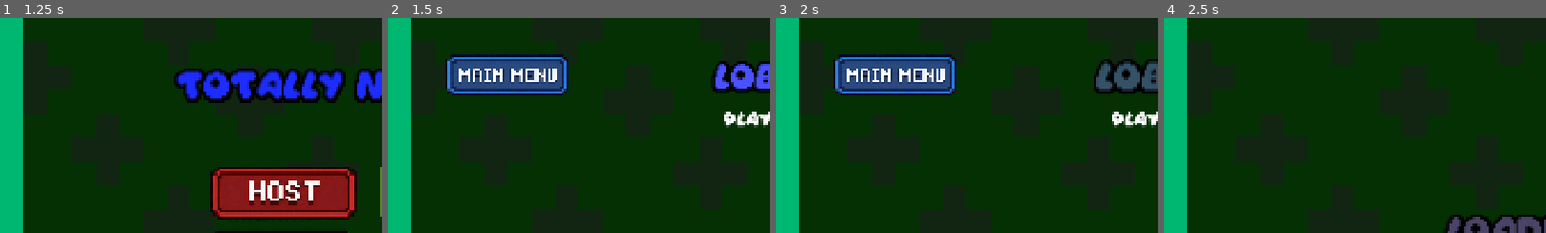
Above: before the commit, frames 1-4 (left to right).
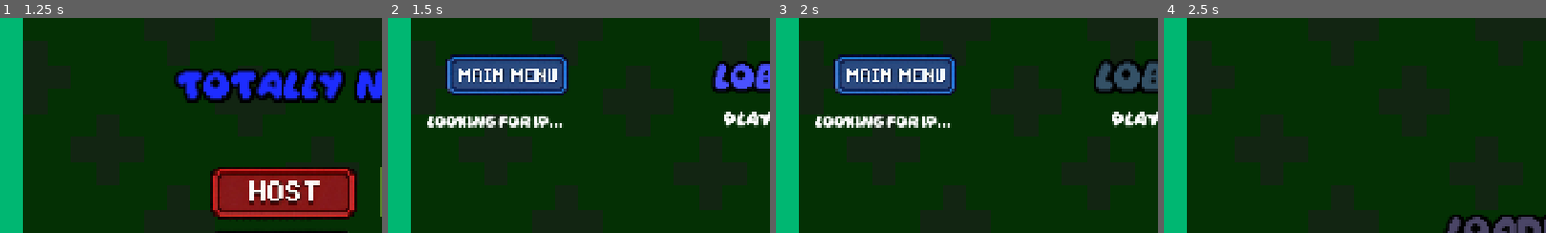
Above: after the commit, the same moments.

Repository: ComiccSanss2/werewolf-online
Game: Godot game, scene res://main_menu.tscn
The game is run twice, just before and just after one commit, with the same random seed, the same clock (stepped at 60 frames per second) and the same inputs.
Inputs (mouse positions are % of the whole screen's width and height, from its top left):
- Up to frame 1 (1.25 s): click (60, 55) at 0.52 s; type "12" at 0.6 s; click (60, 40) at 0.75 s; type "Alex" at 0.83 s
- Up to frame 2 (1.5 s): click (37, 41) at 1.25 s
- Up to frame 3 (2 s): no input
- Up to frame 4 (2.5 s): click (49, 81) at 2 s
The pictures show only the part of the screen within x 0-50%, y 0-50%; the shares and areas given below are measured in that part.

Frame 1 is identical in both runs. In frame 2, 1.5% of the frame differs, in the area x 10-46%, y 45-52%; in frame 3, 1.5%; in frame 4, nothing differs.

Commit message:
Added UPnP Network logic

Diff:
--- a/NetworkHandler.gd
+++ b/NetworkHandler.gd
@@ -5,21 +5,24 @@
 # Variables globales
 var nickname = "Player"
 var is_host = false
-var players = {}  # { id: { name, color, role, is_dead, has_revived, has_killed } }
+var players = {}
 var is_gameplay_active: bool = false
+var public_ip_address = ""
+
+# Thread pour l'UPnP
+var upnp_thread: Thread = null
 
 # --- SYSTEME DE QUETES ---
 const GOAL_ROCKS = 6
 const GOAL_WATER = 6
-# Structure : { player_id: { "rocks": 0, "water": 0, "finished": false } }
 var players_tasks_progress = {}
-# -------------------------
 
 # Signaux
 signal lobby_players_updated(players)
 signal game_started
 signal connection_failed_ui
 signal game_over(winning_team)
+signal upnp_completed(ip_address)
 
 const DEFAULT_PORT = 8910
 const MAX_PLAYERS = 15
@@ -34,9 +37,83 @@
 	Color(1.0, 0.75, 0.8), Color(0.5, 1.0, 0.5), Color(0.75, 0.5, 1.0)
 ]
 
+func _ready():
+	# On s'assure que le thread est propre à la sortie
+	process_mode = Node.PROCESS_MODE_ALWAYS
+
+func _exit_tree():
+	if upnp_thread and upnp_thread.is_started():
+		upnp_thread.wait_to_finish()
+
+# --- UPnP SETUP (THREADÉ) ---
+
+func _start_upnp_thread():
+	upnp_thread = Thread.new()
+	# On lance la fonction _upnp_task dans un fil séparé
+	upnp_thread.start(_upnp_task)
+
+func _upnp_task():
+	print("UPnP: Démarrage de la découverte...")
+	var upnp = UPNP.new()
+
+	# 1. Découverte (Peut prendre 2-3 secondes)
+	var discover_result = upnp.discover()
+
+	if discover_result != UPNP.UPNP_RESULT_SUCCESS:
+		print("UPnP: Échec Découverte (Code %s)" % discover_result)
+		call_deferred("_fallback_get_ip") # Plan B
+		return
+
+	# 2. Gateway
+	if not upnp.get_gateway() or not upnp.get_gateway().is_valid_gateway():
+		print("UPnP: Gateway Invalide")
+		call_deferred("_fallback_get_ip") # Plan B
+		return
+
+	# 3. Mapping
+	print("UPnP: Tentative de mapping du port %d..." % DEFAULT_PORT)
+	var map_result = upnp.add_port_mapping(DEFAULT_PORT, DEFAULT_PORT, "LoupGarou_UDP", "UDP")
+
+	if map_result != UPNP.UPNP_RESULT_SUCCESS:
+		print("UPnP: Échec Mapping Port (Code %s)" % map_result)
+		# On essaie quand même de chopper l'IP même si le port a foiré
+		call_deferred("_fallback_get_ip")
+	else:
+		public_ip_address = upnp.query_external_address()
+		print("UPnP: Succès ! IP Trouvée : %s" % public_ip_address)
+		# Important : call_deferred pour revenir au thread principal pour l'UI
+		call_deferred("emit_signal", "upnp_completed", public_ip_address)
+
+# PLAN B : Si l'UPnP échoue à trouver l'IP, on demande à Internet
+func _fallback_get_ip():
+	print("UPnP échoué ou partiel. Tentative de récupération IP via HTTP...")
+	var http = HTTPRequest.new()
+	add_child(http)
+	http.request_completed.connect(_on_ip_request_completed)
+	http.request("https://api.ipify.org")
+
+func _on_ip_request_completed(result, response_code, headers, body):
+	if response_code == 200:
+		public_ip_address = body.get_string_from_utf8()
+		print("HTTP IP Succès : ", public_ip_address)
+		upnp_completed.emit(public_ip_address + " (Port ?)")
+	else:
+		print("Échec total récupération IP.")
+		upnp_completed.emit("Erreur : Impossible de trouver l'IP")
+
+	# Nettoyage du noeud HTTP temporaire
+	var http = get_children().back()
+	if http is HTTPRequest: http.queue_free()
+
+# ========== Connexion réseau ==========
+
 func host(port: int = DEFAULT_PORT) -> void:
 	is_host = true
 	players = {}
+
+	# On lance l'UPnP en tâche de fond
+	_start_upnp_thread()
+
 	var peer = ENetMultiplayerPeer.new()
 	if peer.create_server(port, MAX_PLAYERS) != OK: return
 	multiplayer.multiplayer_peer = peer
@@ -59,6 +136,9 @@
 	if not multiplayer.connection_failed.is_connected(func(): connection_failed_ui.emit()):
 		multiplayer.connection_failed.connect(func(): connection_failed_ui.emit())
 
+# ... (LE RESTE DU CODE EST IDENTIQUE, COPIE LA SUITE DE TON ANCIEN FICHIER ICI) ...
+# (Gestion des joueurs, Quêtes, Coffres, etc.)
+
 func _add_player(id: int, player_name: String) -> void:
 	players[id] = {"name": player_name, "color": _get_available_color()}
 	if is_host: rpc("_sync_lobby_data", players)
@@ -104,9 +184,8 @@
 		players.erase(id)
 		if players_tasks_progress.has(id): players_tasks_progress.erase(id)
 		rpc("_sync_lobby_data", players)
-		rpc("sync_tasks_data", players_tasks_progress) # Sync tâches aussi
-
-# --- START GAME & ROLES ---
+		rpc("sync_tasks_data", players_tasks_progress)
+
 func _assign_roles() -> void:
 	if not is_host: return
 	var ids = players.keys()
@@ -129,8 +208,6 @@
 			players[pid]["role"] = ROLE_VILLAGER
 
 	rpc("_sync_lobby_data", players)
-
-	# INITIALISATION DES TACHES
 	init_tasks_for_game()
 
 func start_game():
@@ -148,15 +225,11 @@
 		if is_werewolf(pid): players[pid]["has_killed"] = false
 	rpc("_sync_lobby_data", players)
 
-# --- GESTION DES QUÊTES (Tasks) ---
-
 func init_tasks_for_game():
 	players_tasks_progress.clear()
 	for id in players:
-		# Seuls les villageois/sorcière ont des tâches
 		if players[id]["role"] != ROLE_WEREWOLF:
 			players_tasks_progress[id] = { "rocks": 0, "water": 0, "finished": false }
-
 	rpc("sync_tasks_data", players_tasks_progress)
 
 @rpc("call_local", "reliable")
@@ -167,46 +240,32 @@
 func report_task_completed(type: String):
 	if not multiplayer.is_server(): return
 	var pid = _get_sender_id()
-
 	if not players_tasks_progress.has(pid): return
-
 	var prog = players_tasks_progress[pid]
-	if type == "rock" and prog["rocks"] < GOAL_ROCKS:
-		prog["rocks"] += 1
-	elif type == "water" and prog["water"] < GOAL_WATER:
-		prog["water"] += 1
-
-	if prog["rocks"] >= GOAL_ROCKS and prog["water"] >= GOAL_WATER:
-		prog["finished"] = true
-
+	if type == "rock" and prog["rocks"] < GOAL_ROCKS: prog["rocks"] += 1
+	elif type == "water" and prog["water"] < GOAL_WATER: prog["water"] += 1
+	if prog["rocks"] >= GOAL_ROCKS and prog["water"] >= GOAL_WATER: prog["finished"] = true
 	rpc("sync_tasks_data", players_tasks_progress)
 	check_task_win_condition()
 
 func check_task_win_condition():
-	# Victoire si TOUS les villageois vivants ont fini
 	var all_finished = true
 	var villager_count = 0
-
 	for pid in players_tasks_progress:
-		if not is_player_dead(pid): # On ne compte que les vivants pour la victoire ? (Ou tous ?)
-			# En général dans Among Us on compte tous les innocents
+		if not is_player_dead(pid):
 			villager_count += 1
 			if not players_tasks_progress[pid]["finished"]:
 				all_finished = false
 				break
-
-	# S'il y a des villageois et qu'ils ont tous fini
 	if villager_count > 0 and all_finished:
 		rpc("rpc_game_over", "VILLAGERS (TASKS)")
 
-# --- COFFRES ---
 @rpc("any_peer", "call_local", "reliable")
 func request_player_hide_state(new_state: bool, chest_pos: Vector2 = Vector2.ZERO):
 	if not multiplayer.is_server(): return
 	var requester_id = _get_sender_id()
 	var chest_mgr = _get_chest_manager()
 	if not chest_mgr: return
-
 	if new_state:
 		if chest_mgr.is_chest_free(chest_pos):
 			chest_mgr.set_chest_occupant(chest_pos, requester_id)
@@ -231,19 +290,17 @@
 	var player = _get_player_node(multiplayer.get_unique_id())
 	if player: player.update_chest_ui(is_occupied)
 
-# --- GETTERS ---
 func get_player_role(id: int) -> String: return players.get(id, {}).get("role", ROLE_VILLAGER)
 func is_werewolf(id: int) -> bool: return get_player_role(id) == ROLE_WEREWOLF
 func is_sorciere(id: int) -> bool: return get_player_role(id) == ROLE_WITCH
 func is_player_dead(id: int) -> bool: return players.get(id, {}).get("is_dead", false)
 func get_alive_players() -> Array: return players.keys().filter(func(id): return not is_player_dead(id))
-
-# --- ACTIONS ---
+func get_dead_players() -> Array: return players.keys().filter(func(id): return is_player_dead(id))
+
 @rpc("any_peer", "call_local", "reliable")
 func request_kill_player(target_id: int) -> void:
 	if not multiplayer.is_server(): return
 	var killer_id = _get_sender_id()
-
 	if not players.has(killer_id) or not players.has(target_id): return
 	if not is_werewolf(killer_id) or is_player_dead(killer_id): return
 	if is_player_dead(target_id): return
@@ -251,12 +308,10 @@
 
 	var scene = get_game_scene()
 	if not scene: return
-
 	var victim_node = scene.get_node_or_null("Players/Player_%d" % target_id)
 	var pos = Vector2.ZERO
 	var col = Color.WHITE
 	var is_flipped = false
-
 	if victim_node:
 		pos = victim_node.global_position
 		col = victim_node.anim.modulate
@@ -266,7 +321,6 @@
 	players[target_id]["is_dead"] = true
 	players[killer_id]["has_killed"] = true
 	rpc("_sync_lobby_data", players)
-
 	scene.rpc("spawn_corpse_on_all", target_id, pos, col, is_flipped)
 	check_win_condition()
 
@@ -274,18 +328,15 @@
 	if not multiplayer.is_server(): return
 	var scene = get_game_scene()
 	if not scene: return
-
 	var victim_node = scene.get_node_or_null("Players/Player_%d" % target_id)
 	var pos = Vector2.ZERO
 	var col = Color.WHITE
 	var is_flipped = false
-
 	if victim_node:
 		pos = victim_node.global_position
 		col = victim_node.anim.modulate
 		is_flipped = victim_node.anim.flip_h
 		victim_node.rpc("play_death_animation")
-
 	players[target_id]["is_dead"] = true
 	rpc("_sync_lobby_data", players)
 	scene.rpc("spawn_corpse_on_all", target_id, pos, col, is_flipped)
@@ -297,11 +348,9 @@
 	var sorciere_id = _get_sender_id()
 	if not is_sorciere(sorciere_id) or is_player_dead(target_id): return
 	if players[sorciere_id].get("has_revived", false): return
-
 	players[target_id]["is_dead"] = false
 	players[sorciere_id]["has_revived"] = true
 	rpc("_sync_lobby_data", players)
-
 	var scene = get_game_scene()
 	if scene:
 		var corpse = scene.get_node_or_null("DeadBodies/Corpse_%d" % target_id)
@@ -321,7 +370,6 @@
 	if not scene: return
 	var players_node = scene.get_node_or_null("Players")
 	if not players_node: return
-
 	for player in players_node.get_children():
 		var pid = player.get_multiplayer_authority()
 		if pid == ignore_player_id or is_player_dead(pid): continue
@@ -338,15 +386,13 @@
 	var villagers = 0
 	for id in players:
 		if not is_player_dead(id):
-			if players[id]["role"] == ROLE_WEREWOLF: wolves += 1
+			if players[id].get("role") == ROLE_WEREWOLF: wolves += 1
 			else: villagers += 1
-
 	if wolves == 0: rpc("rpc_game_over", "VILLAGERS")
 	elif wolves >= villagers: rpc("rpc_game_over", "WEREWOLF")
 
 @rpc("call_local", "reliable")
-func rpc_game_over(winner: String):
-	game_over.emit(winner)
+func rpc_game_over(winner: String): game_over.emit(winner)
 
 func stop_network():
 	if multiplayer.multiplayer_peer: multiplayer.multiplayer_peer.close()
--- a/lobby.gd
+++ b/lobby.gd
@@ -1,18 +1,18 @@
 extends Control
 
-# UI References
+# Références aux nœuds de l'interface
 @onready var players_list := $CanvasLayer/PlayersList
 @onready var start_button: TextureButton = $CanvasLayer/ButtonStart
 @onready var color_picker_panel := $CanvasLayer/ColorPanel
 @onready var color_grid := $CanvasLayer/ColorPanel/GridContainer
 @onready var open_color_btn := $CanvasLayer/ColorButton
 @onready var menu_button := $CanvasLayer/MenuButton
+@onready var ip_label := $CanvasLayer/IPLabel
 
 # --- AUDIO ---
 @onready var sfx_player: AudioStreamPlayer = $SFX_Player
 var sound_click = preload("res://assets/sfx/clickbutton.wav")
 
-# Color Palette
 const COLORS_CHOICES = [
 	Color.RED, Color.BLUE, Color.GREEN, Color.YELLOW, Color.ORANGE,
 	Color.PURPLE, Color.CYAN, Color.MAGENTA, Color.PINK, Color.LIME_GREEN,
@@ -28,10 +28,22 @@
 	NetworkHandler.lobby_players_updated.connect(_update_list)
 	NetworkHandler.game_started.connect(_on_game_started)
 
-	# --- ADDED: Listen for server disconnection (Host leaving) ---
-	# This signal is automatically emitted on clients when the server shuts down
+	# --- CONNEXION UPNP ---
+	if not NetworkHandler.upnp_completed.is_connected(_on_upnp_completed):
+		NetworkHandler.upnp_completed.connect(_on_upnp_completed)
+
+	# Gestion initiale du Label IP
+	if ip_label:
+		if NetworkHandler.is_host:
+			if NetworkHandler.public_ip_address != "":
+				ip_label.text = "Public IP : " + NetworkHandler.public_ip_address
+			else:
+				ip_label.text = "Looking for IP..."
+		else:
+			ip_label.visible = false
+
+	# Connexion déconnexion serveur
 	get_tree().get_multiplayer().server_disconnected.connect(_on_server_disconnected)
-	# ------------------------------------------------------------
 
 	if open_color_btn:
 		open_color_btn.pressed.connect(_on_open_color_picker)
@@ -47,20 +59,21 @@
 
 	_update_list(NetworkHandler.players)
 
-# --- NEW FUNCTION: Handle forced disconnection ---
+# --- CALLBACK UPNP ---
+func _on_upnp_completed(ip_address: String):
+	if ip_label and NetworkHandler.is_host:
+		ip_label.text = "PUBLIC IP : " + ip_address
+
 func _on_server_disconnected():
-	# If the host leaves, clients are kicked back to the menu
 	print("Host disconnected, returning to main menu...")
 	_return_to_main_menu()
 
-# Audio Helper
 func _play_sound(stream: AudioStream):
 	if sfx_player:
 		sfx_player.stream = stream
 		sfx_player.pitch_scale = randf_range(0.9, 1.1)
 		sfx_player.play()
 
-# Color Buttons Generation
 func _generate_color_buttons():
 	if not color_grid: return
 	for child in color_grid.get_children(): child.queue_free()
@@ -89,7 +102,6 @@
 func update_player_color_rpc(new_color: Color):
 	var sender_id = multiplayer.get_remote_sender_id()
 	if sender_id == 0: sender_id = multiplayer.get_unique_id()
-
 	if not NetworkHandler.players.has(sender_id): return
 	NetworkHandler.players[sender_id]["color"] = new_color
 
@@ -110,24 +122,13 @@
 	if multiplayer.is_server():
 		NetworkHandler.start_game()
 
-# --- MODIFIED: Back to Menu Logic ---
-
 func _on_MenuButton_pressed() -> void:
-	# This is when YOU click the button (Host or Client)
 	_return_to_main_menu()
 
 func _return_to_main_menu() -> void:
-	# 1. Clean up network
 	NetworkHandler.stop_network()
-
-	# 2. Small delay for sound/cleanup
 	await get_tree().create_timer(0.15).timeout
-
-	# 3. Change scene
-	# Make sure the path matches your file EXACTLY (case sensitive!)
 	get_tree().change_scene_to_file("res://main_menu.tscn")
-
-# ------------------------------------
 
 func _on_game_started() -> void:
 	await get_tree().create_timer(0.15).timeout
--- a/lobby.tscn
+++ b/lobby.tscn
@@ -11,6 +11,10 @@
 [ext_resource type="Texture2D" uid="uid://bsgllmjhwqfkk" path="res://assets/couleursbutton.png" id="9_gm5bj"]
 [ext_resource type="Texture2D" uid="uid://cs6k67k6biyvk" path="res://assets/ColorButtonHover.png" id="10_g30ku"]
 
+[sub_resource type="LabelSettings" id="LabelSettings_up7ya"]
+font = ExtResource("3_x4164")
+font_size = 25
+
 [sub_resource type="LabelSettings" id="LabelSettings_ein8w"]
 font = ExtResource("3_x4164")
 font_size = 55
@@ -96,6 +100,15 @@
 anchor_bottom = 1.0
 grow_horizontal = 2
 grow_vertical = 2
+
+[node name="IPLabel" type="Label" parent="CanvasLayer"]
+layout_mode = 0
+offset_left = 99.0
+offset_top = 240.0
+offset_right = 153.0
+offset_bottom = 289.0
+text = "ip :"
+label_settings = SubResource("LabelSettings_up7ya")
 
 [node name="TitleLabel" type="Label" parent="CanvasLayer"]
 layout_mode = 1
Not shown: 1 places in lobby.tscn that only renumber resources
